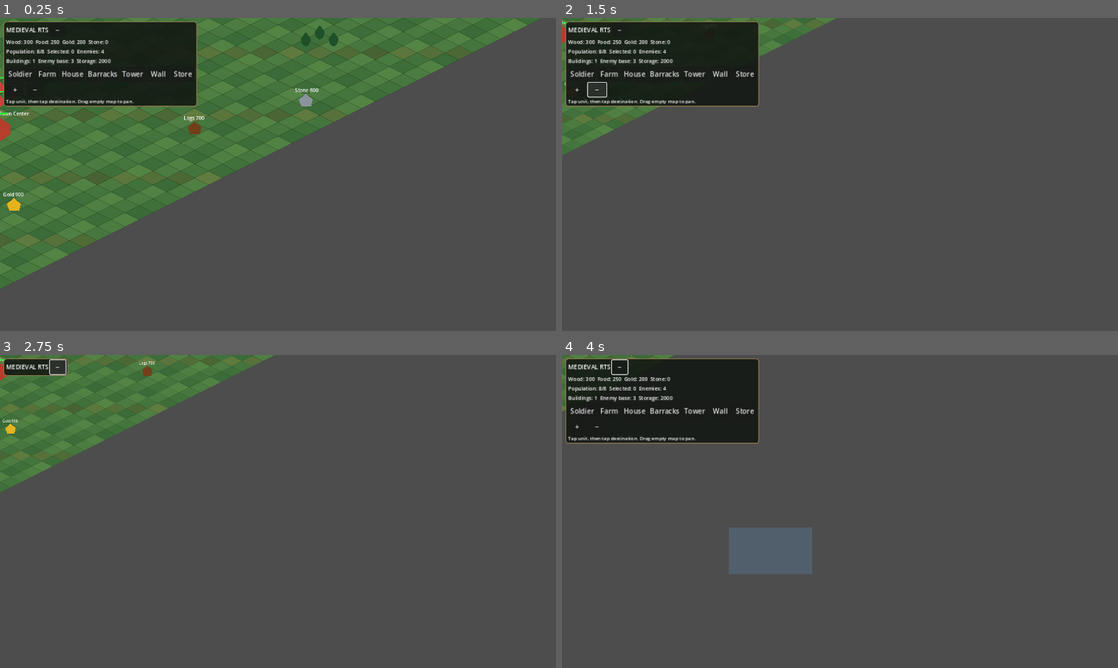
Above: before the commit, frames 1-4 (two rows, left to right).
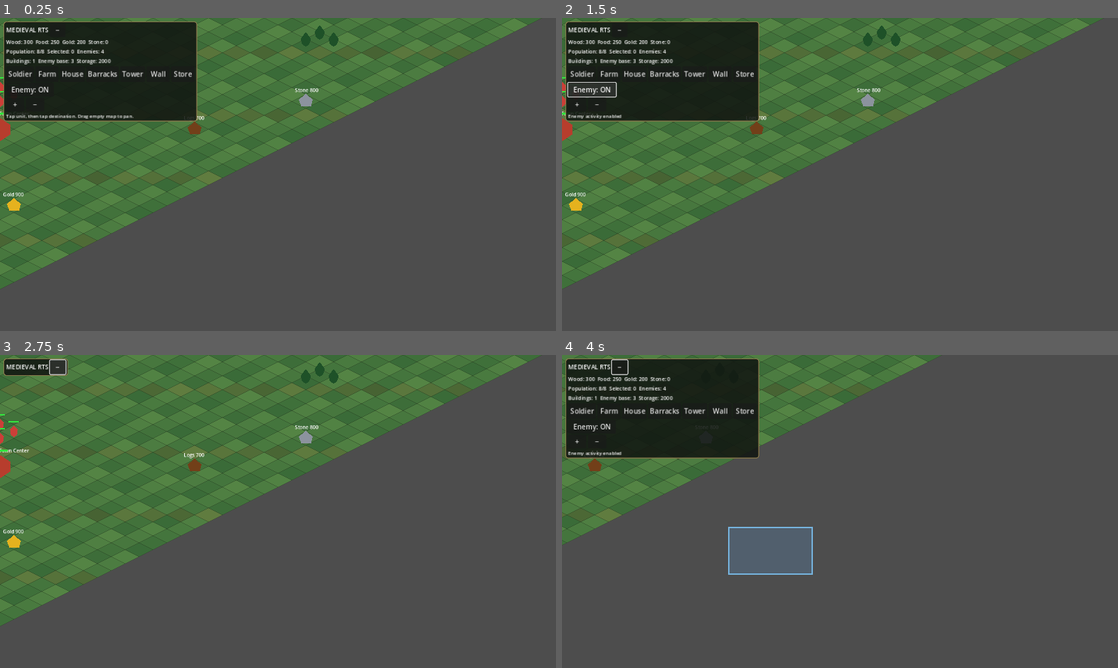
Above: after the commit, the same moments.

Repository: noub1234567-cmd/Medieval-RTS-Mobile
Game: Godot game, scene res://scenes/main.tscn
Same seed, same stepped clock (60 frames per second), same inputs: the game is played once before the commit and once after it.
Inputs (mouse positions are in pixels of both pictures, inside the frame that each line leads up to):
- Up to frame 1 (0.25 s): no input
- Up to frame 2 (1.5 s): click (589, 89) at 0.5 s, where only the run after the commit has a clickable "Enemy: ON"; click (589, 89) at 1.25 s, where only the run after the commit has a clickable "Enemy: OFF"
- Up to frame 3 (2.75 s): click "−" at 2 s
- Up to frame 4 (4 s): tap Enter at 2.75 s; move the mouse to (962, 495) at 2.77 s; hold D 2.78-3.5 s; click (962, 495) at 2.92 s; drag from (728, 527) to (812, 574) at 3.52 s

The runs differ from the first frame. In frame 1, 2.0% of the frame differs, in the area x 0-36%, y 22-34%; in frame 2, 31%; in frame 3, 33%, in the area x 0-98%, y 0-87%; in frame 4, 12%.

Commit message:
Add enemy activity toggle for testing

Diff:
--- a/scripts/game.gd
+++ b/scripts/game.gd
@@ -43,6 +43,8 @@
 var enemy_attack_level := 0
 var enemy_attack_group: Array[Node2D] = []
 var enemy_attack_active := false
+var enemy_enabled := true
+var enemy_toggle_button: Button
 var enemy_attack_losses := 0
 var tree_positions: Array[Vector2] = []
 var resource_nodes: Array[Node2D] = []
@@ -389,6 +391,13 @@
 		b.custom_minimum_size=Vector2(54,36)
 		b.pressed.connect(func(): begin_placement("Guard Tower" if building_name=="Tower" else "Warehouse" if building_name=="Store" else building_name))
 		buttons.add_child(b)
+	var enemy_row:=HBoxContainer.new()
+	v.add_child(enemy_row)
+	enemy_toggle_button=Button.new()
+	enemy_toggle_button.text="Enemy: ON"
+	enemy_toggle_button.custom_minimum_size=Vector2(110,32)
+	enemy_toggle_button.pressed.connect(toggle_enemy)
+	enemy_row.add_child(enemy_toggle_button)
 	var zoom_row:=HBoxContainer.new()
 	v.add_child(zoom_row)
 	var zoom_in:=Button.new()
@@ -534,6 +543,33 @@
 			storage_points.append(b)
 	update_status()
 
+func toggle_enemy()->void:
+	enemy_enabled=not enemy_enabled
+	if is_instance_valid(enemy_toggle_button):
+		enemy_toggle_button.text="Enemy: ON" if enemy_enabled else "Enemy: OFF"
+	if not enemy_enabled:
+		enemy_attack_active=false
+		enemy_attack_group.clear()
+		for u in units:
+			if is_instance_valid(u) and u.team==1:
+				u.target=null
+				u.harvest_target_node=null
+				u.storage_target=null
+				u.build_target_site=null
+				u.resume_harvest_node=null
+				u.moving=false
+				u.path_pending=false
+				u.route=PackedVector2Array()
+				u.route_index=0
+				u.destination=u.position
+				u.acquire_timer=999999.0
+	else:
+		for u in units:
+			if is_instance_valid(u) and u.team==1:
+				u.acquire_timer=0.0
+	update_status()
+	help_label.text="Enemy activity disabled for testing" if not enemy_enabled else "Enemy activity enabled"
+
 func update_status() -> void:
 	if status_label:
 		status_label.text="Wood: %d  Food: %d  Gold: %d  Stone: %d\nPopulation: %d/%d  Selected: %d  Enemies: %d\nBuildings:  …(210 unchanged characters)…
@@ -546,17 +582,18 @@
 	buildings=buildings.filter(func(b): return is_instance_valid(b) and b.health>0)
 	enemy_buildings=enemy_buildings.filter(func(b): return is_instance_valid(b) and b.health>0)
 	selected=selected.filter(func(u): return is_instance_valid(u) and u.health>0)
-	enemy_ai_timer += delta
-	if enemy_ai_timer >= 8.0:
-		enemy_ai_timer = 0.0
-		enemy_ai_step()
-	enemy_attack_timer += delta
-	if enemy_attack_timer >= enemy_attack_cooldown:
-		enemy_attack_timer = 0.0
-		enemy_attack_level = min(enemy_attack_level + 1, 5)
-		enemy_attack_cooldown = max(20.0, 42.0 - enemy_attack_level * 4.0)
-		if not enemy_attack_active:
-			begin_enemy_attack()
+	if enemy_enabled:
+		enemy_ai_timer += delta
+		if enemy_ai_timer >= 8.0:
+			enemy_ai_timer = 0.0
+			enemy_ai_step()
+		enemy_attack_timer += delta
+		if enemy_attack_timer >= enemy_attack_cooldown:
+			enemy_attack_timer = 0.0
+			enemy_attack_level = min(enemy_attack_level + 1, 5)
+			enemy_attack_cooldown = max(20.0, 42.0 - enemy_attack_level * 4.0)
+			if not enemy_attack_active:
+				begin_enemy_attack()
 	income_timer+=delta
 	if income_timer>=5.0:
 		income_timer=0.0
@@ -600,6 +637,7 @@
 	enemy_buildings.append(structure)
 
 func enemy_ai_step() -> void:
+	if not enemy_enabled:return
 	# Basic resource gathering, expansion, and periodic recruitment.
 	enemy_resources.food+=18
 	enemy_resources.gold+=8
@@ -634,6 +672,7 @@
 	return false
 
 func begin_enemy_attack() -> void:
+	if not enemy_enabled:return
 	var squad:Array[Node2D]=[]
 	for u in units:
 		if is_instance_valid(u) and u.team==1 and u.health>0:
@@ -662,6 +701,7 @@
 			if is_instance_valid(soldier) and soldier.health>0: soldier.move_to(fallback+Vector2((i%3)*24,(i/3)*24))
 
 func monitor_enemy_attack() -> void:
+	if not enemy_enabled:return
 	var living:=0
 	for soldier in enemy_attack_group:
 		if is_instance_valid(soldier) and soldier.health>0: living+=1
